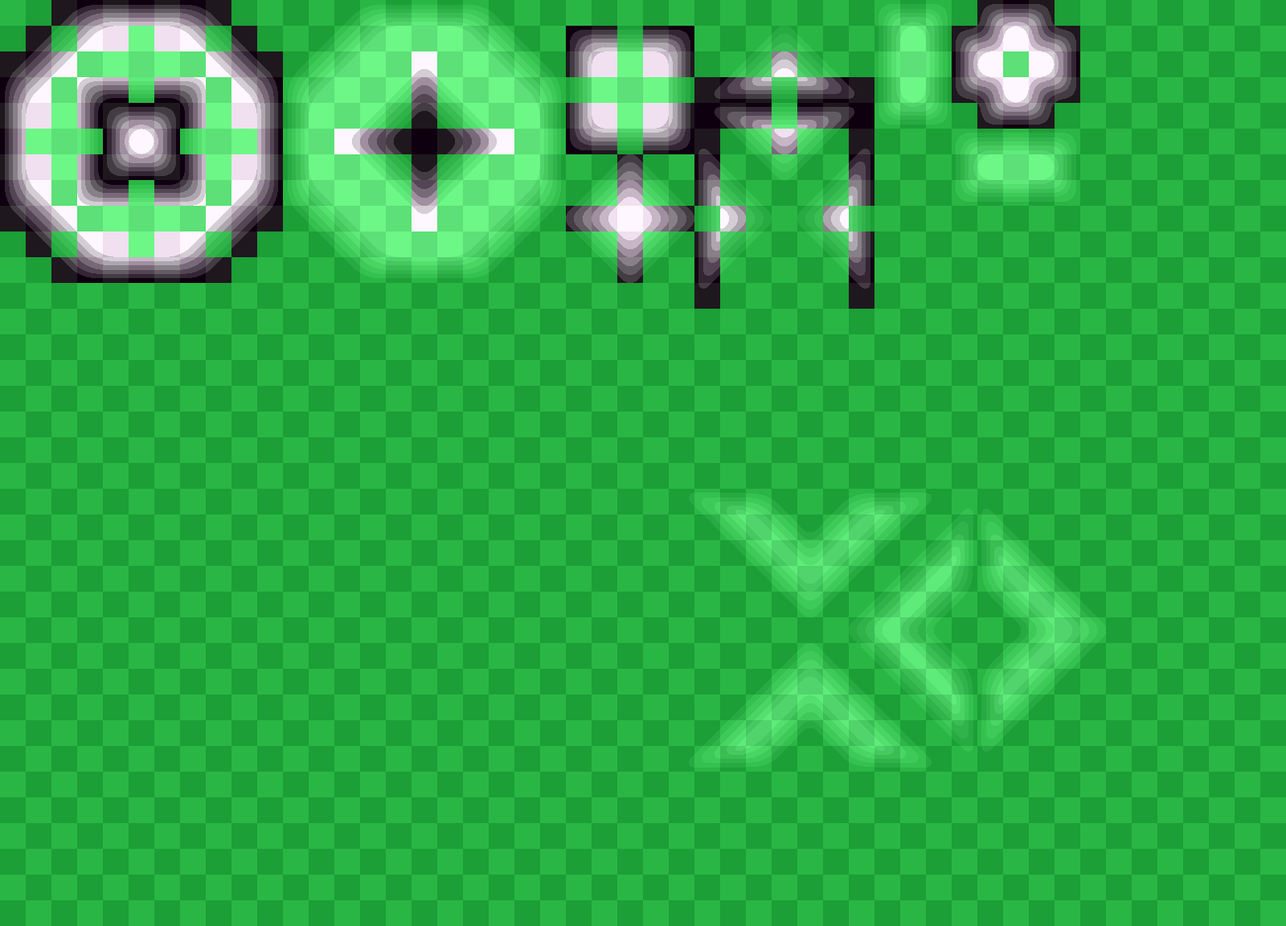
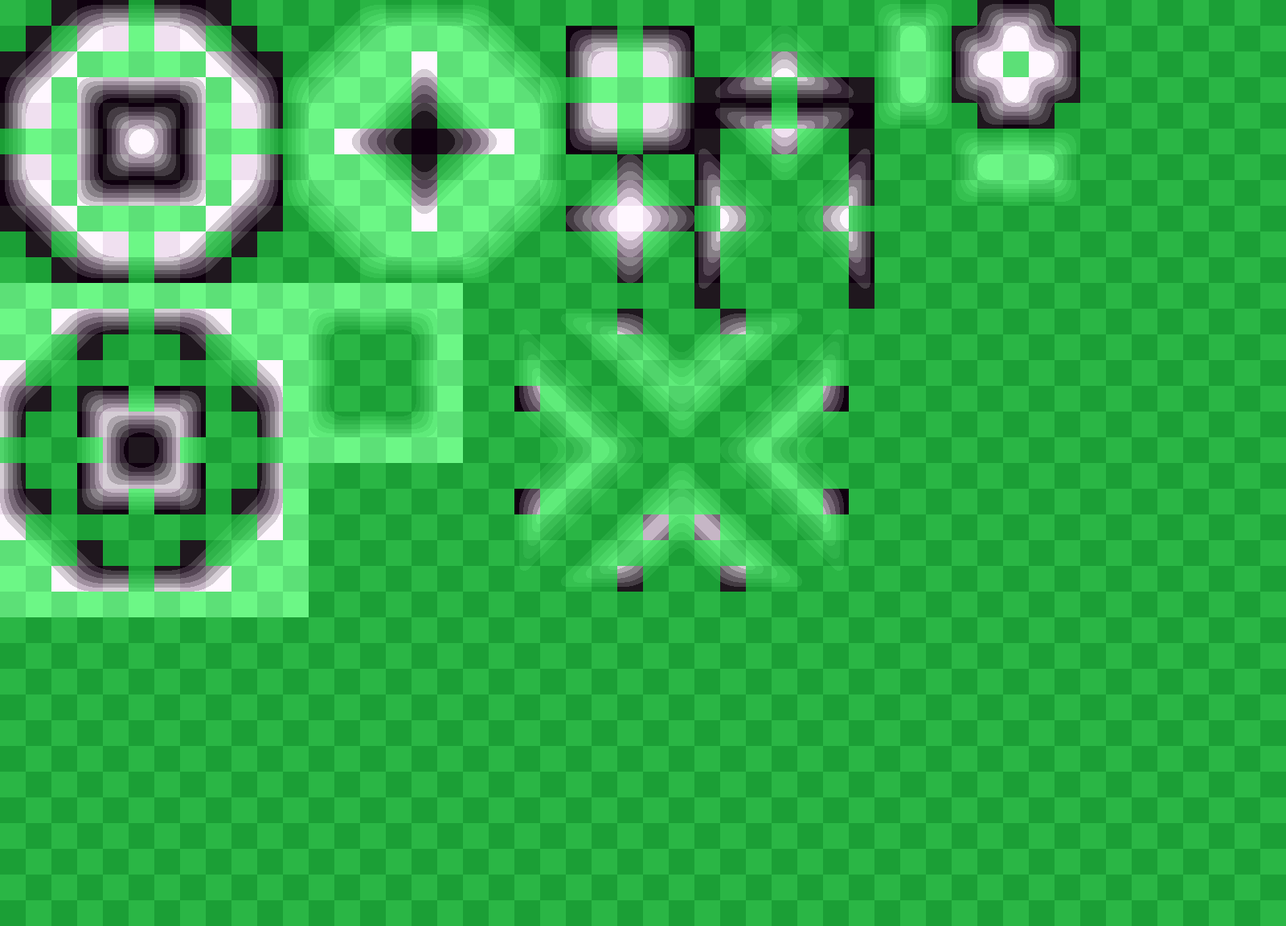
Layers edited between the first and the second 1286 x 926 image:
painted on "Pattern" over bbox(0, 0, 849, 592)
painted on "Tiles" over bbox(0, 12, 1107, 768)
